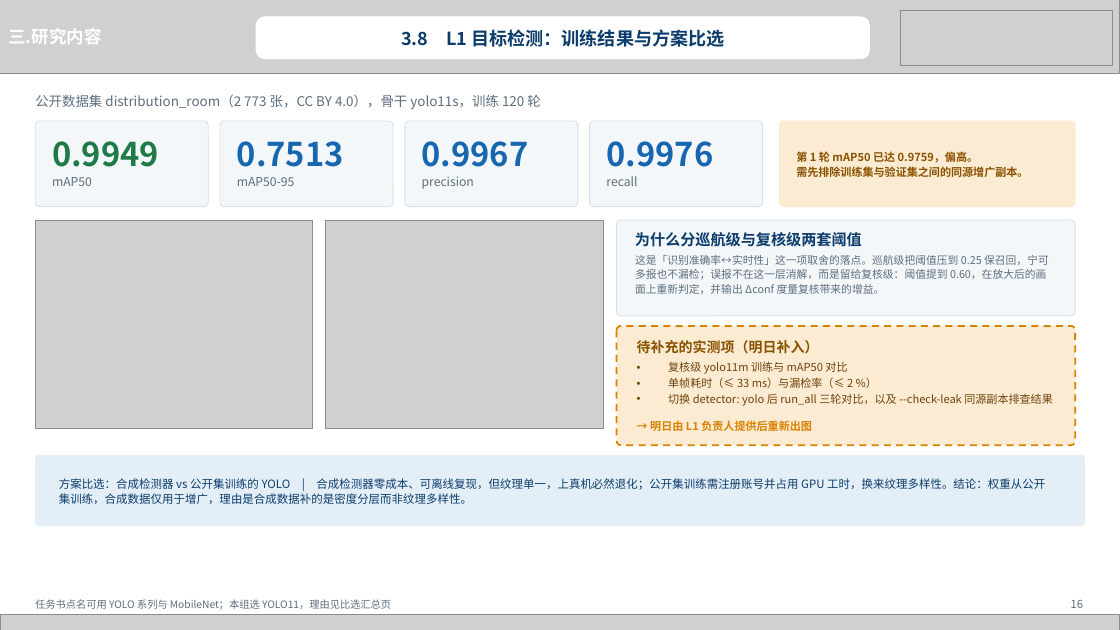
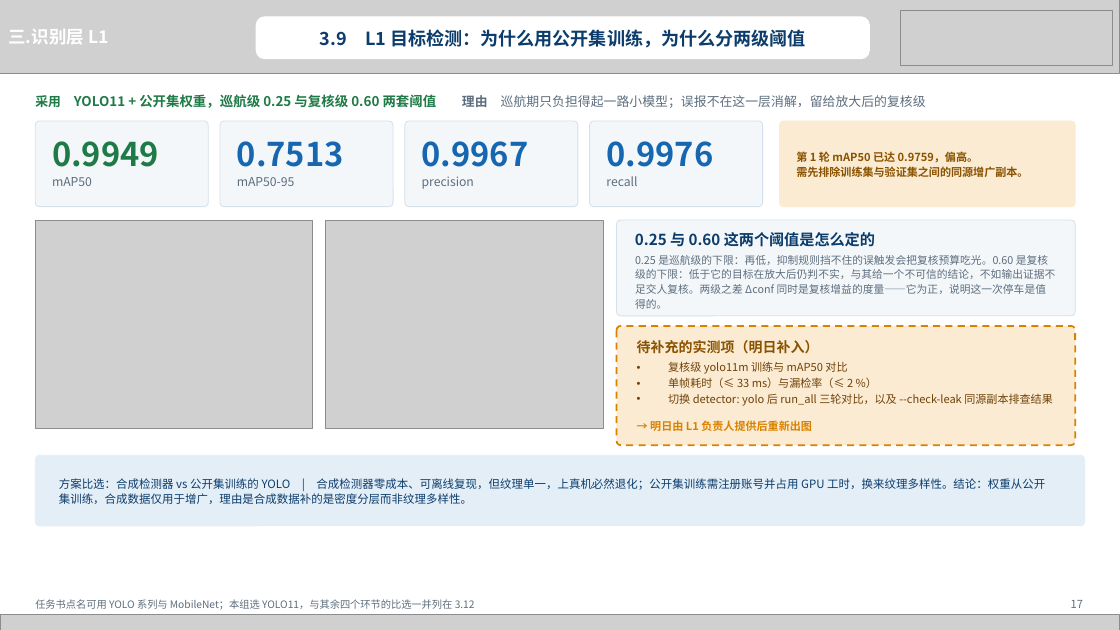
Before and after one commit to heizitalk666/2026summer, a slide deck: slide 17 of deliverables/中期答辩.pptx (slide 16 before the commit). Drawn at 1120x630 pixels with LibreOffice and Linux fonts; fonts in the diff are those of the drawing; grey boxes stand for pictures. Boxes give left, top, right and bottom in pixels: in the first picture for what was removed or moved away, otherwise in the second. Text is boxed around its words. In the diff, an @@ line names an element or a change of style, - is before the commit and + after.

```diff
--- a/deliverables/中期答辩.pptx
+++ b/deliverables/中期答辩.pptx
@@ text at (8, 29, 108, 44): text changed @@
-三.研究内容
+三.识别层 L1
@@ text at (320, 29, 805, 48): text changed @@
-3.8 L1 目标检测：训练结果与方案比选
+3.9 L1 目标检测：为什么用公开集训练，为什么分两级阈值
@@ text at (35, 92, 926, 110): text changed; size 11.5 to 11 pt; bold on @@
-公开数据集 distribution_room（2 773 张，CC BY 4.0），骨干 yolo11s，训练 120 轮
+采用 YOLO11 + 公开集权重，巡航级 0.25 与复核级 0.60 两套阈值 理由 巡航期只负担得起一路小模型；误报不在这一层消解，留给放大后的复核级
@@ text at (635, 232, 875, 247): text changed @@
-为什么分巡航级与复核级两套阈值
+0.25 与 0.60 这两个阈值是怎么定的
@@ text at (635, 255, 1055, 309): text changed @@
-这是「识别准确率↔实时性」这一项取舍的落点。巡航级把阈值压到 0.25 保召回，宁可多报也不漏检；误报不在这一层消解，而是留给复核级：阈值提到 0.60，在放大后的画面上重新判定，并输出 Δconf 度量复核带来的增益。
+0.25 是巡航级的下限：再低，抑制规则挡不住的误触发会把复核预算吃光。0.60 是复核级的下限：低于它的目标在放大后仍判不实，与其给一个不可信的结论，不如输出证据不足交人复核。两级之差 Δconf 同时是复核增益的度量——它为正，说明这一次停车是值得的。
@@ text at (35, 599, 475, 610): text changed @@
-任务书点名可用 YOLO 系列与 MobileNet；本组选 YOLO11，理由见比选汇总页
+任务书点名可用 YOLO 系列与 MobileNet；本组选 YOLO11，与其余四个环节的比选一并列在 3.12
@@ text at (1071, 600, 1083, 608): text changed @@
-16
+17
```
Also in this commit, not shown: 17 other slides changed, 1 slide added, 4 other files.
